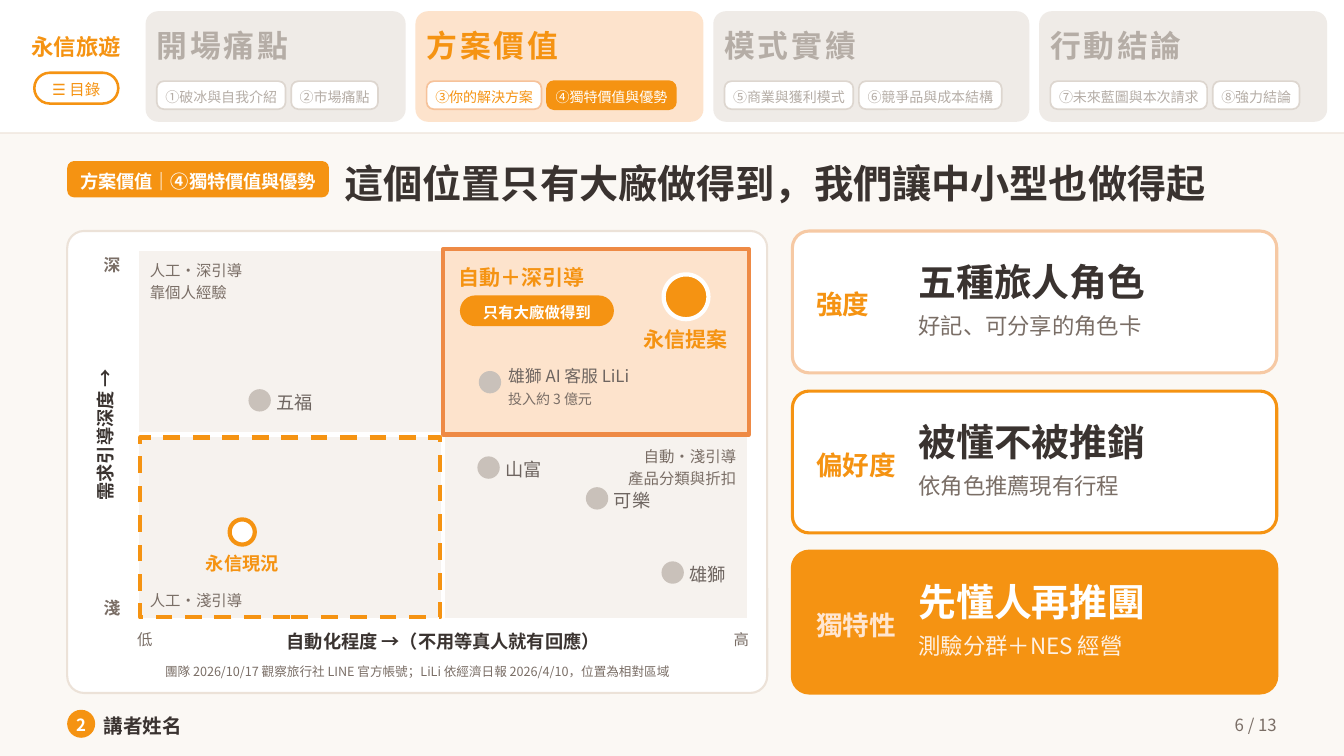
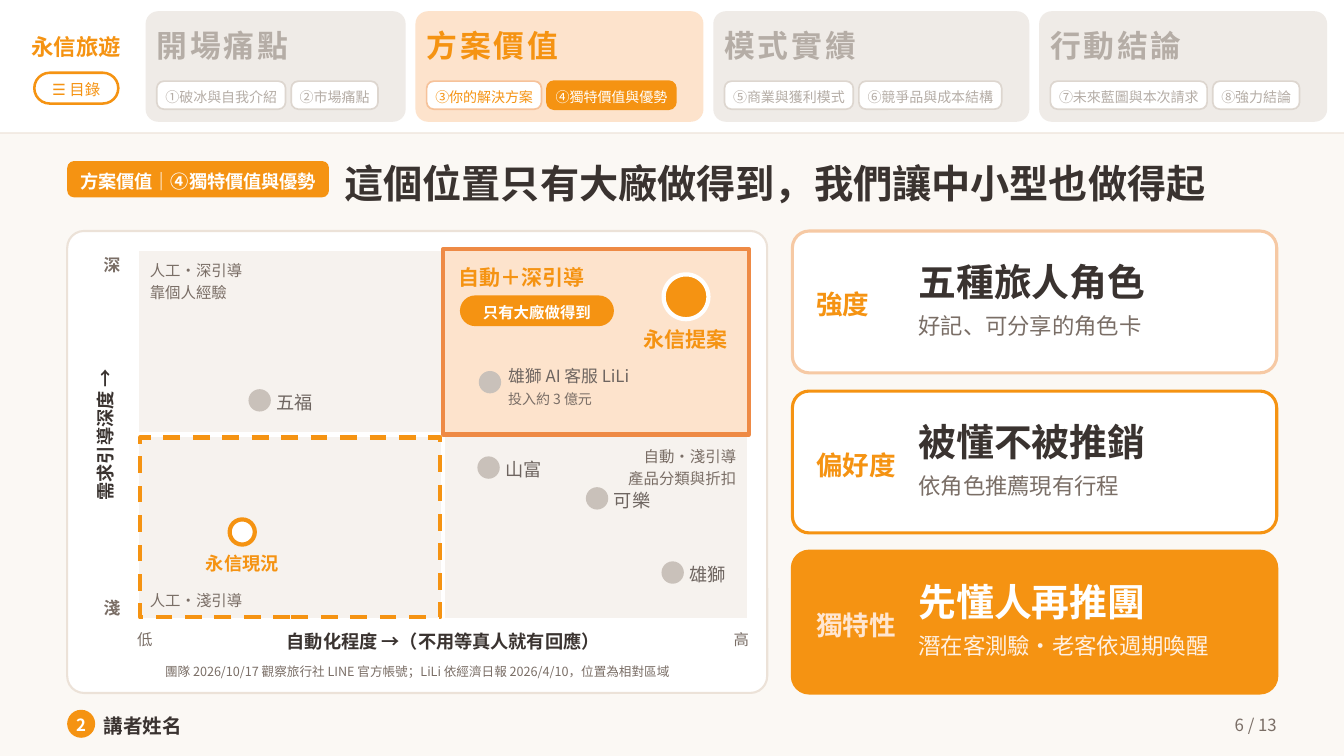
Before and after one commit to KY0126/FJUIEC, a slide deck: slide 7 of proposal/deck/永信旅遊_提案簡報.pptx. Drawn at 1344x756 pixels with LibreOffice and Linux fonts; fonts in the diff are those of the drawing. Boxes give left, top, right and bottom in pixels: in the first picture for what was removed or moved away, otherwise in the second. Text is boxed around its words. In the diff, an @@ line names an element or a change of style, - is before the commit and + after.

```diff
--- a/proposal/deck/永信旅遊_提案簡報.pptx
+++ b/proposal/deck/永信旅遊_提案簡報.pptx
@@ text at box(918, 635, 1208, 656): text changed @@
-測驗分群＋NES 經營
+潛在客測驗・老客依週期喚醒
```
Also in this commit, not shown: 2 other slides changed, 1 slide added, 5 other files.
